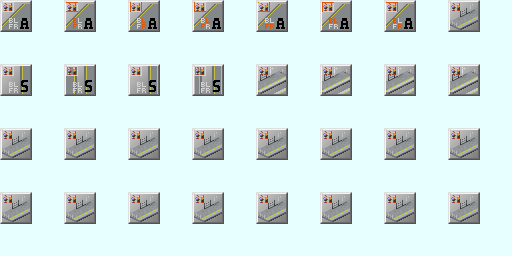
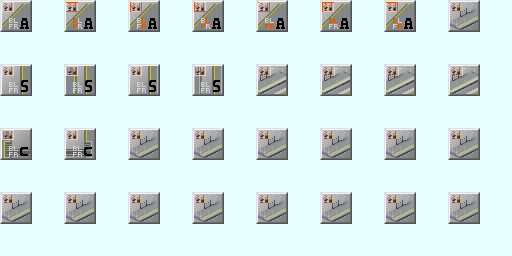
Layered file, before and after one edit (512×256). Changes by layer:
added group "Angle_Cross_R-LF" with 10 layers in group "Angle_Cross_Series" over [66, 130, 94, 158]
added layer "Human #1" in group "Angle_Cross_R-LF" over [66, 130, 94, 158]
added layer "RegionBack #1" in group "Angle_Cross_R-LF" over [66, 130, 82, 157]
added layer "TypeIcon(Cross) #1" in group "Angle_Cross_R-LF" over [84, 147, 92, 156]
added layer "Icons #14" in group "Angle_Cross_R-LF" over [66, 130, 94, 158]
added layer "貼り付けられたレイヤー #36" in group "Angle_Cross_R-LF" over [66, 130, 94, 158]
added group "Angle_Cross_L-RB" with 10 layers in group "Angle_Cross_Series" over [2, 130, 30, 158]
added layer "Human" in group "Angle_Cross_L-RB" over [2, 130, 30, 158]
added layer "RegionBack" in group "Angle_Cross_L-RB" over [2, 130, 18, 157]
added layer "TypeIcon(Cross)" in group "Angle_Cross_L-RB" over [20, 147, 28, 156]
added layer "Icons #13" in group "Angle_Cross_L-RB" over [2, 130, 30, 158]
added layer "貼り付けられたレイヤー #35" in group "Angle_Cross_L-RB" over [2, 130, 30, 158]
